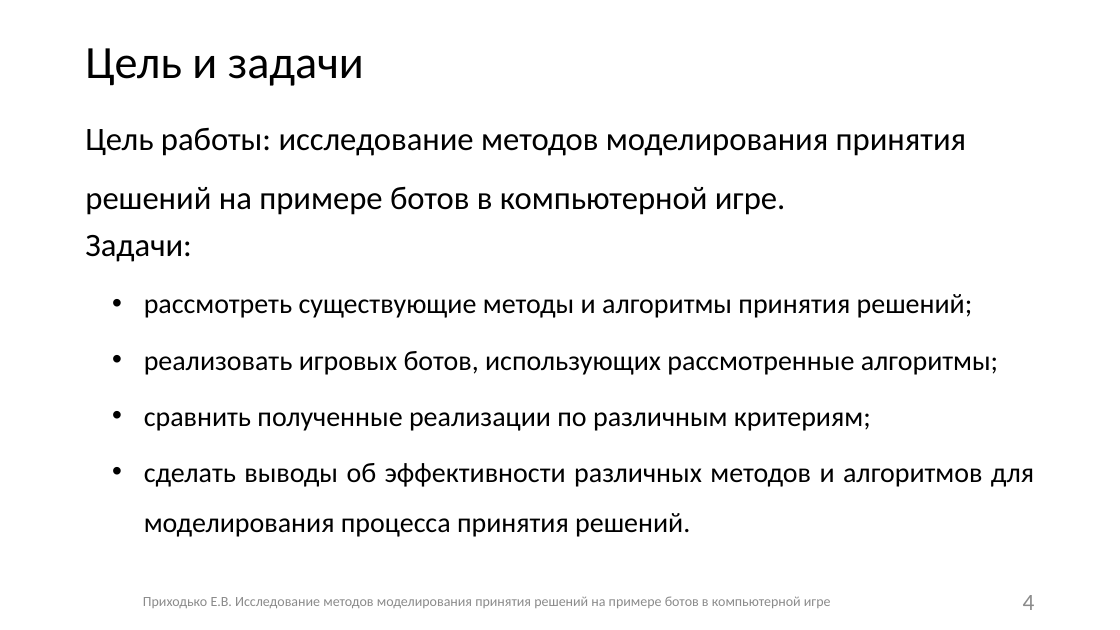
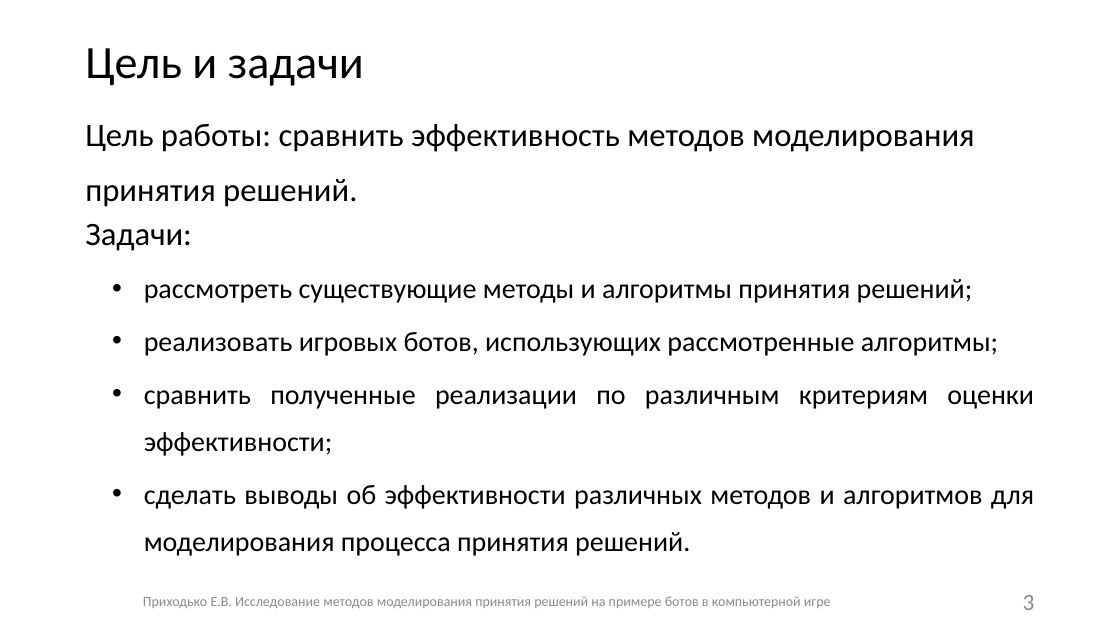
Before and after one commit to Fck-r-sns/Game_AI_thesis, a slide deck: slide 3 of Презентация.pptx (slide 4 before the commit). Drawn at 1120x630 pixels with LibreOffice and Linux fonts; fonts in the diff are those of the drawing. Boxes give left, top, right and bottom in pixels: in the first picture for what was removed or moved away, otherwise in the second. Text is boxed around its words. In the diff, an @@ line names an element or a change of style, - is before the commit and + after.

```diff
--- a/Презентация.pptx
+++ b/Презентация.pptx
@@ text at [85, 124, 974, 207]: text changed @@
-Цель работы: исследование методов моделирования принятия решений на примере ботов в компьютерной игре.
+Цель работы: сравнить эффективность методов моделирования принятия решений.
@@ text at [85, 224, 1034, 556]: line spacing 0.9 to 0.8; line spacing 1.5 to 1.4 @@
@@ text at [144, 390, 1034, 456]: text changed @@
-  • сравнить полученные реализации по различным критериям;
+  • сравнить полученные реализации по различным критериям оценки эффективности;
@@ page number at [1023, 595, 1035, 610]: text changed @@
-4
+3
```
Also in this commit, not shown: 15 other slides changed, 1 slide added, 1 slide removed, 2 other files.
